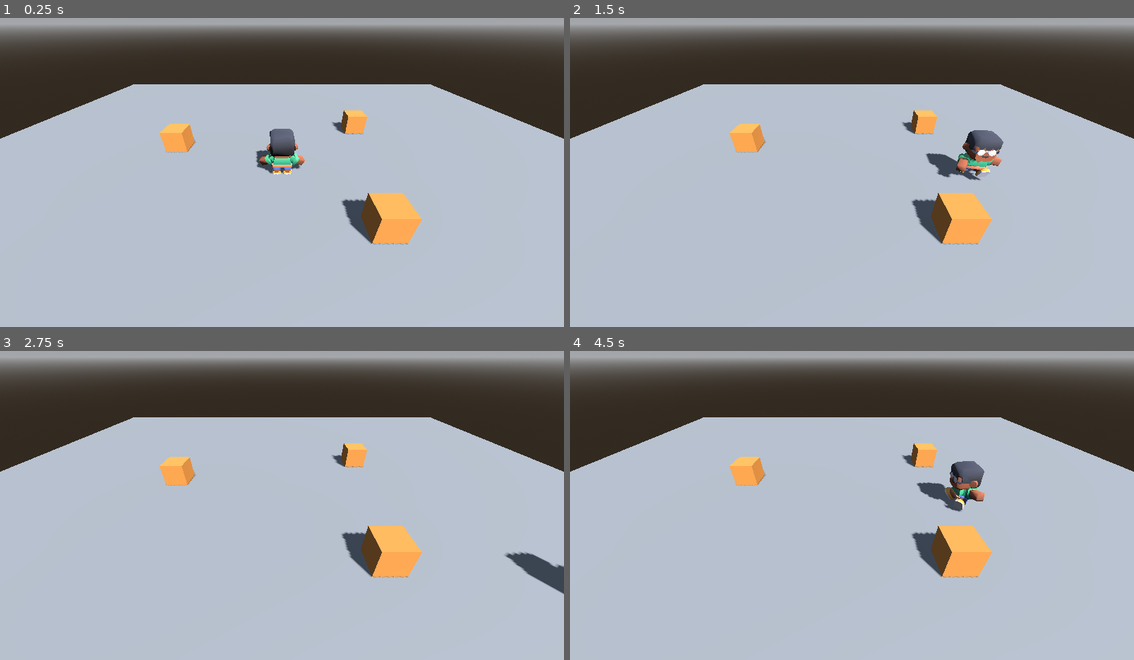
Above: before the commit, frames 1-4 (two rows, left to right).
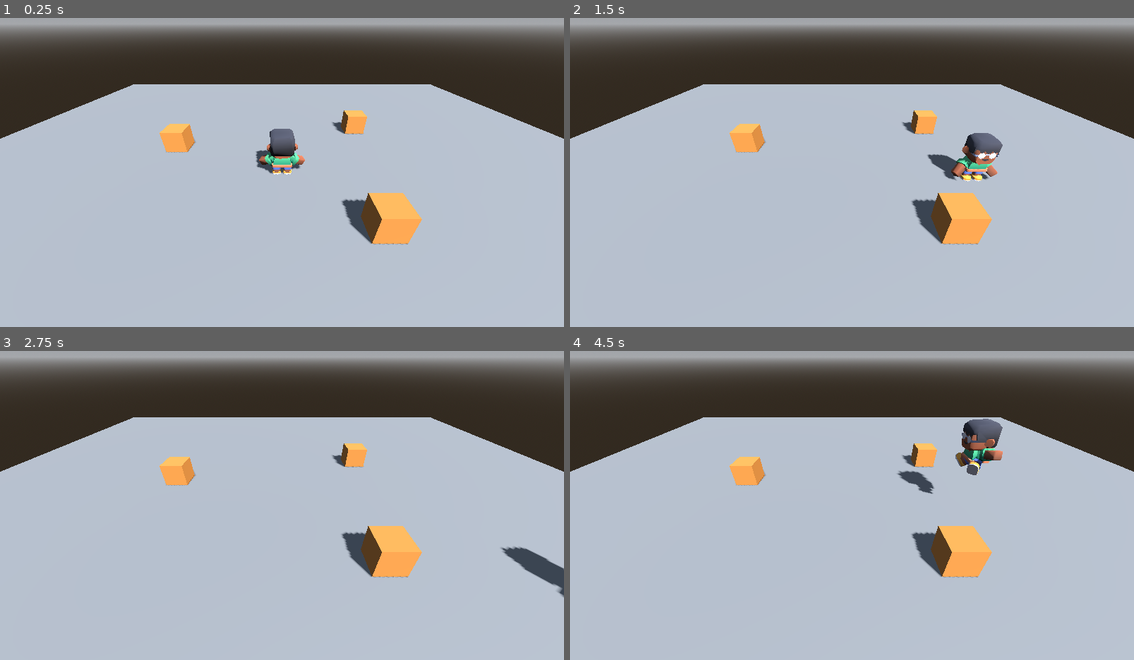
Above: after the commit, the same moments.

Repository: julian402/luz-agonizante
Game: Godot game, scene res://main.tscn
Same seed, same stepped clock (60 frames per second), same inputs: the game is played once before the commit and once after it.
Inputs:
- Up to frame 1 (0.25 s): no input
- Up to frame 2 (1.5 s): tap Enter at 0.5 s; hold D (move_right) 0.53-1.28 s; tap Space (saltar) at 0.6, 0.77, 1.07 s; hold S (move_down) from 1.28 s (still down); tap Shift (correr) at 1.35 s
- Up to frame 3 (2.75 s): tap Space (saltar) at 1.52, 1.55, 1.82, 2.1 s; release S (move_down) at 2.03 s; hold D (move_right) from 2.03 s (still down)
- Up to frame 4 (4.5 s): release D (move_right) at 2.78 s; hold W (move_up) 2.78-3.53 s; tap Shift (correr) at 2.85, 4.35 s; tap Space (saltar) at 3.02, 3.05, 3.32, 3.6, 3.77, 4.07 s; hold A (move_left) from 3.53 s (still down)

The runs differ from the first frame. In frame 1, less than 0.1% of the frame differs, in the area x 45-55%, y 36-48%; in frame 2, 0.8%; in frame 3, 0.3%; in frame 4, 2.1%, in the area x 57-77%, y 21-53%.

Commit message:
T7 N3 - Tarea A - estados con su número

Diff:
--- a/personaje.gd
+++ b/personaje.gd
@@ -1,11 +1,14 @@
 extends CharacterBody3D
+
+enum Estado { QUIETO, CORRER, AIRE }
+# altura del salto que se puede hacer desde cada estado (en el aire es el 2.º salto)
+const ALTURA = [1.5, 1.5, 1.0]   # metros, en el orden del enum
 
 @export var camara: Camera3D
 @export var speed_caminar = 6.0
 @export var speed_correr = 6.0
 @export var tiempo_arranque = 0.2
 @export var gravedad = 25.0
-@export var altura_salto = 1.5
 @onready var anim = $Modelo/AnimationPlayer
 
 # Enchufes: otros scripts (las acciones del juego) cambian estas tres variables.
@@ -13,6 +16,9 @@
 var empuje = Vector3.ZERO   # velocidad extra en m/s (dash, retroceso)
 var accion = ""             # animación de la acción; "" = ninguna
 var avance = Vector3.ZERO   # la parte de la velocidad que dan las teclas
+var estado = Estado.QUIETO
+var altura = 0.0
+var saltos = 0   # vuelve a 0 al tocar el suelo
 
 
 func _ready():
@@ -21,10 +27,14 @@
 
 
 func _physics_process(delta):
-	if not is_on_floor():
+	if is_on_floor():
+		saltos = 0
+	else:
 		velocity.y -= gravedad * delta
-	elif Input.is_action_just_pressed("saltar"):
-		velocity.y = sqrt(2 * gravedad * altura_salto)
+	if Input.is_action_just_pressed("saltar") and saltos < 2:
+		velocity.y = sqrt(2 * gravedad * ALTURA[estado])
+		saltos += 1
+		print("salto ", saltos, " · altura ", ALTURA[estado], " m")
 
 	var input_dir = Input.get_vector("move_left", "move_right", "move_up", "move_down")
 	var entrada = Vector3(input_dir.x, 0.0, input_dir.y)
@@ -42,19 +52,37 @@
 
 	if direction.length() > 0:
 		basis = Basis.looking_at(direction)
+
+	move_and_slide()
+	var antes = estado
+	estado = elegir_estado()
+	altura = ALTURA[estado]
+	if estado != antes:
+		print("estado ", Estado.keys()[estado], " · salto de ", altura, " m")
+	animar()
+	_prueba()
+
+
+func elegir_estado():
+	if not is_on_floor():
+		return Estado.AIRE
+	var rapidez = Vector2(velocity.x, velocity.z).length()
+	if rapidez < 0.1:
+		return Estado.QUIETO
+	return Estado.CORRER   # Ceniza no camina: siempre corre
+
+
+func animar():
 	if accion != "":
 		anim.play(accion)
-	elif not is_on_floor():
-		anim.play("jump" if velocity.y > 0 else "fall")
-	elif avance.length() > speed_caminar + 0.1:
-		anim.play("sprint")
-	elif avance.length() > 0.1:
-		anim.play("walk")
-	else:
-		anim.play("idle")
-
-	move_and_slide()
-	_prueba()
+		return
+	match estado:
+		Estado.QUIETO:
+			anim.play("idle")
+		Estado.CORRER:
+			anim.play("sprint")
+		Estado.AIRE:
+			anim.play("jump" if velocity.y > 0 else "fall")
 
 
 # ---------------------------------------------------------------------------
